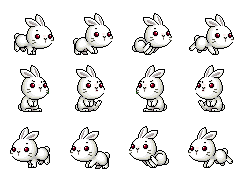
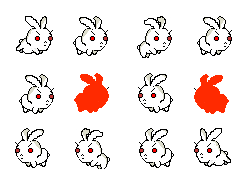
Revision of a layered w=240, h=180 image; what changed, layer by layer:
painted on "Layer 4" over [10, 126, 233, 169]
painted on "Layer 3" over [195, 65, 225, 112]
painted on "Layer 2" over [19, 65, 229, 114]
painted on "Layer 1" over [14, 13, 234, 112]
